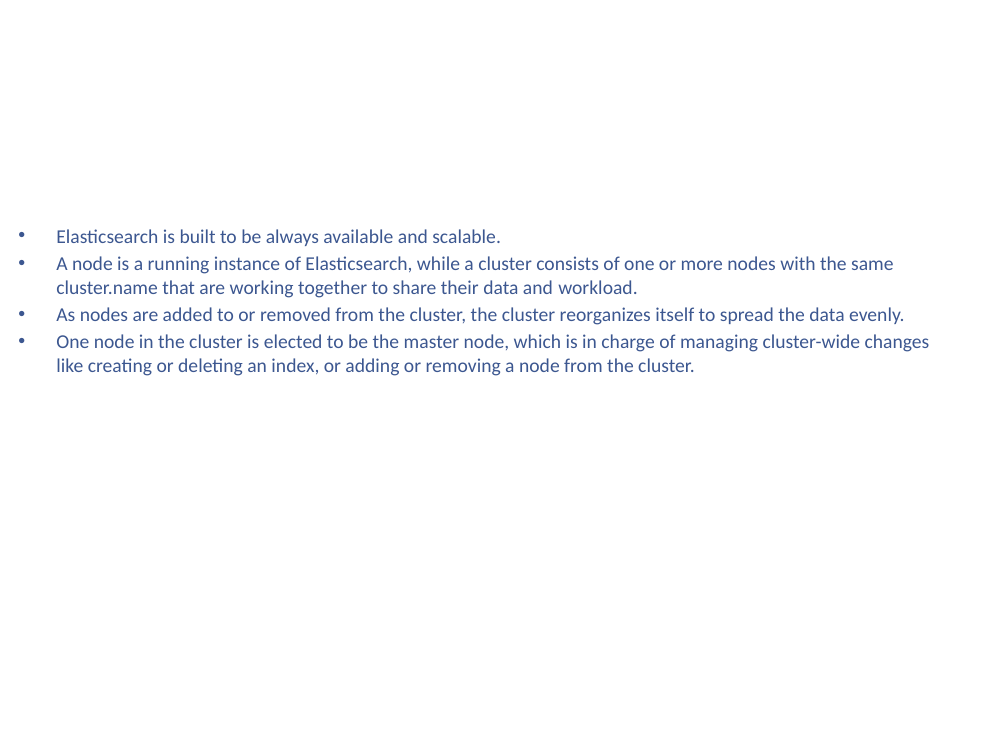
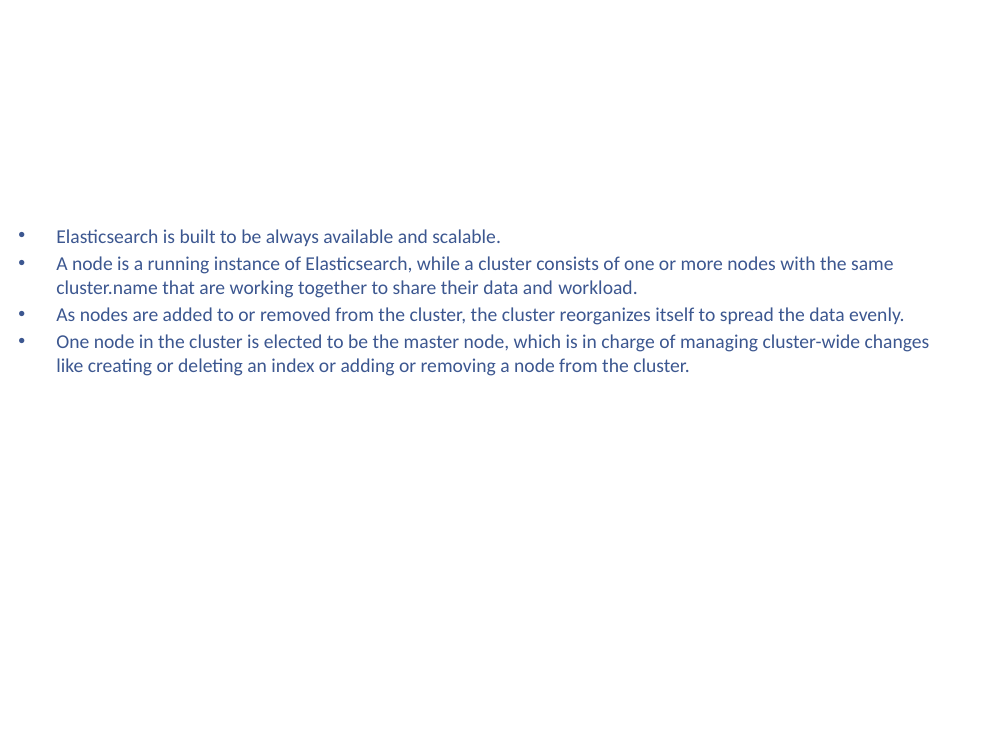
Before and after one commit to kenshincommon/ppts, a slide deck: slide 10 of Presentations/ElasticSearch/ElasticSearch.pptx. Drawn at 1008x756 pixels with LibreOffice and Linux fonts; fonts in the diff are those of the drawing; background and template pictures are left out. Boxes give left, top, right and bottom in pixels: in the first picture for what was removed or moved away, otherwise in the second. Text is boxed around its words. In the diff, an @@ line names an element or a change of style, - is before the commit and + after.

```diff
--- a/Presentations/ElasticSearch/ElasticSearch.pptx
+++ b/Presentations/ElasticSearch/ElasticSearch.pptx
@@ text at bbox=[56, 334, 930, 376]: text changed @@
-• One node in the cluster is elected to be the master node, which is in charge of managing cluster-wide changes like creating or deleting an index, or adding or removing a node from the cluster.
+• One node in the cluster is elected to be the master node, which is in charge of managing cluster-wide changes like creating or deleting an index or adding or removing a node from the cluster.
```
Also in this commit, not shown: 12 other slides changed, 10 slides added, 11 other files.
